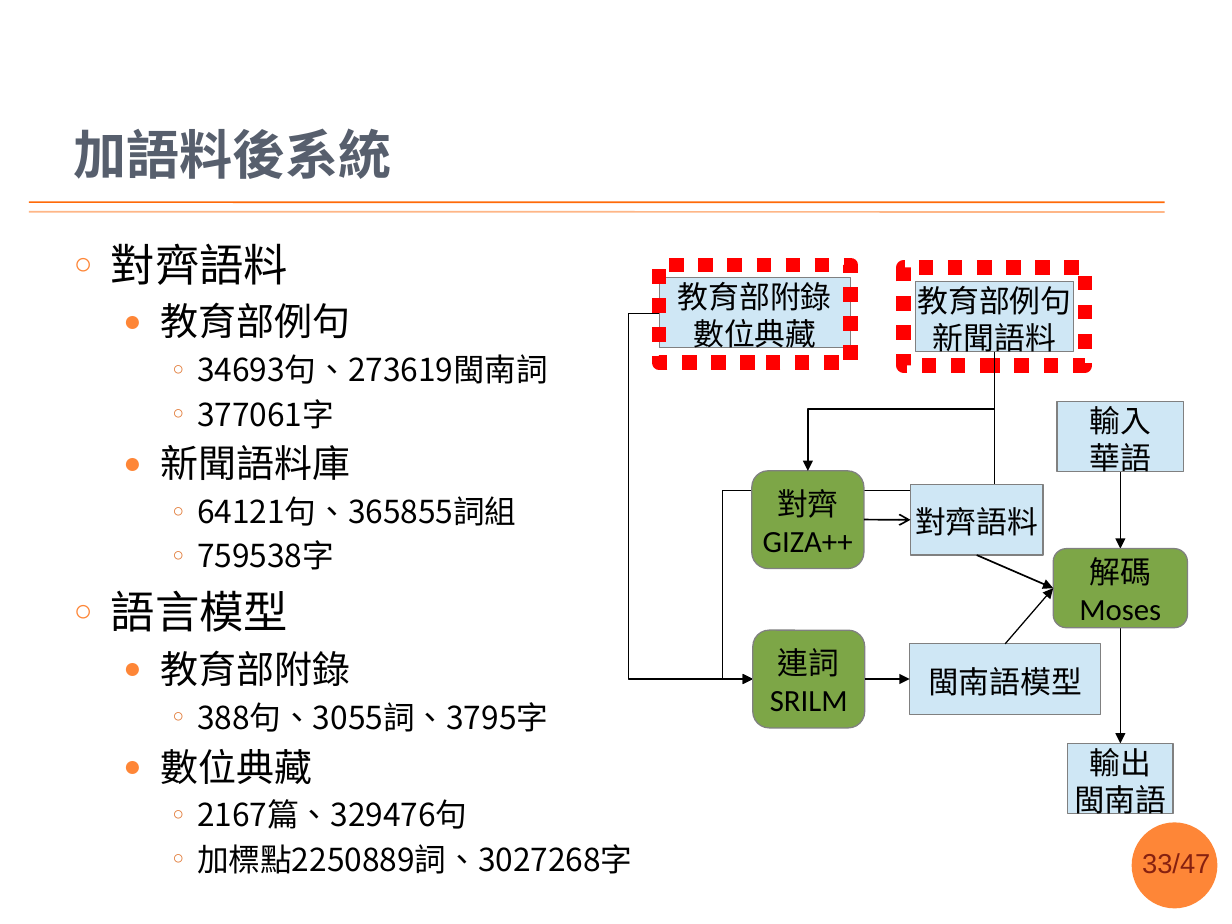
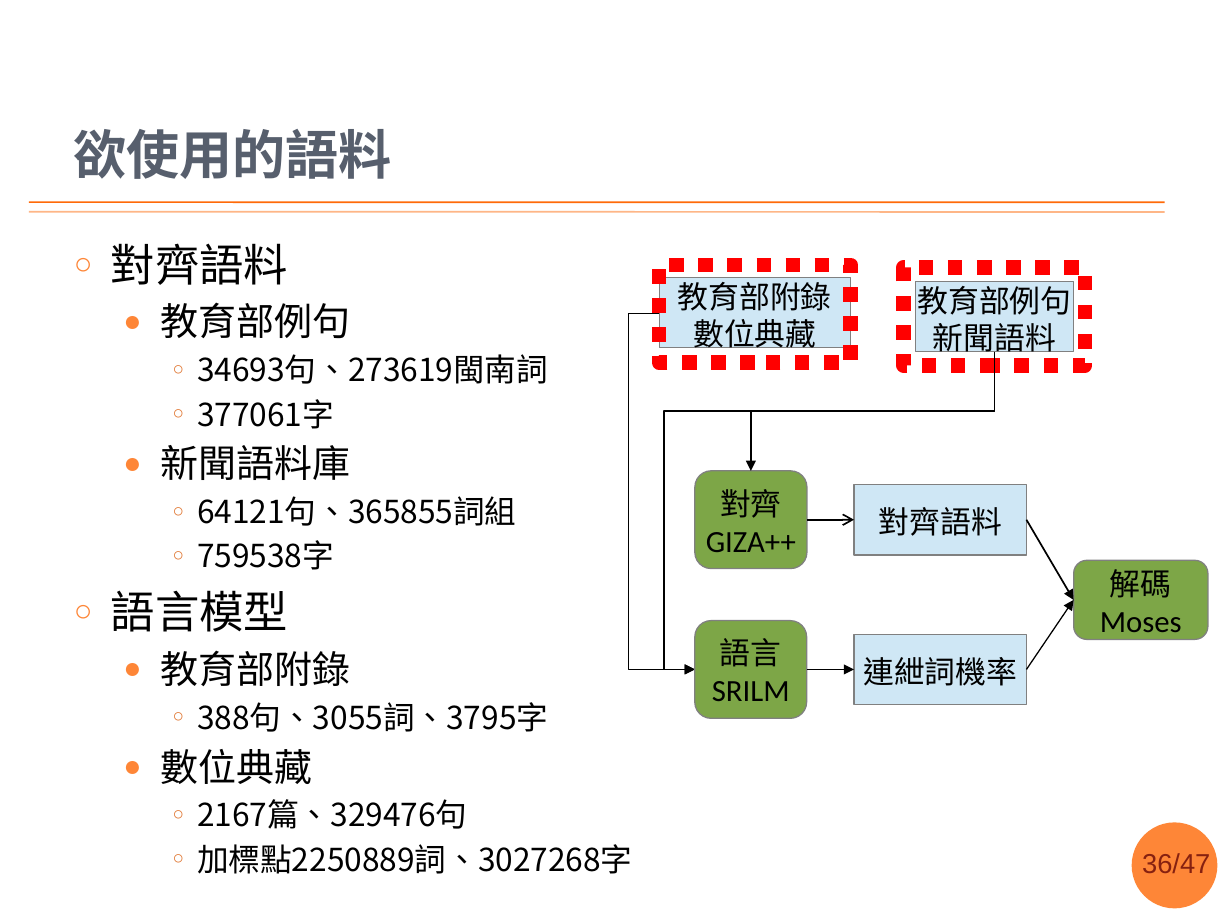
Before and after one commit to sih4sing5hong5/po3-ko3_tau5-iann2-phinn3, a slide deck: slide 36 of 翻譯報告.pptx (slide 33 before the commit). Drawn at 1232x924 pixels with LibreOffice and Linux fonts; fonts in the diff are those of the drawing; background and template pictures are left out. Boxes give left, top, right and bottom in pixels: in the first picture for what was removed or moved away, otherwise in the second. Text is boxed around its words. In the diff, an @@ line names an element or a change of style, - is before the commit and + after.

```diff
--- a/翻譯報告.pptx
+++ b/翻譯報告.pptx
@@ title at (74,129,392,179): text changed @@
-加語料後系統
+欲使用的語料
@@ elbow arrow moved from (659, 314) - (753, 679) to (659, 314) - (695, 669) @@
@@ elbow arrow moved from (994, 352) - (753, 679) to (994, 352) - (695, 669) @@
@@ elbow arrow moved from (994, 352) - (808, 471) to (994, 352) - (750, 471) @@
@@ rectangle removed at (1057,402,1184,472) @@
-輸入
-華語
@@ rounded rectangle "對齊": place and size @@
-rounded rectangle "對齊" at (752,471,864,568)
+rounded rectangle "對齊" at (695,471,807,568)
@@ arrow removed from (1120, 472) to (1120, 548) @@
@@ rectangle "對齊語料": place and size @@
-rectangle "對齊語料" at (910,484,1042,554)
+rectangle "對齊語料" at (854,484,1026,554)
@@ arrow moved from (864, 520) - (910, 520) to (807, 520) - (854, 520) @@
@@ arrow moved from (977, 556) - (1053, 588) to (1026, 520) - (1073, 600) @@
@@ rounded rectangle "解碼": place and size @@
-rounded rectangle "解碼" at (1053,548,1188,627)
+rounded rectangle "解碼" at (1073,561,1207,639)
@@ rounded rectangle "語言": place and size @@
-rounded rectangle "語言" at (753,630,865,727)
+rounded rectangle "語言" at (695,621,807,718)
@@ arrow moved from (1005, 644) - (1053, 588) to (1026, 669) - (1073, 600) @@
@@ arrow removed from (1120, 628) to (1120, 743) @@
@@ text in rounded rectangle at (720,638,782,667): text changed @@
-連詞
+語言
@@ rectangle added at (854,634,1026,705), fill #CFE7F5, outline #808080 0.75 pt, 18 pt, text #000000 @@
+連紲詞機率
@@ rectangle removed at (909,644,1100,715) @@
-閩南語模型
@@ arrow moved from (865, 679) - (909, 679) to (807, 669) - (854, 669) @@
@@ rectangle removed at (1068,743,1173,813) @@
-輸出
-閩南語
@@ page number at (1142,853,1210,873): text changed @@
-33/47
+36/47
```
Also in this commit, not shown: 14 other slides changed, 4 slides added, 3 slides removed.
